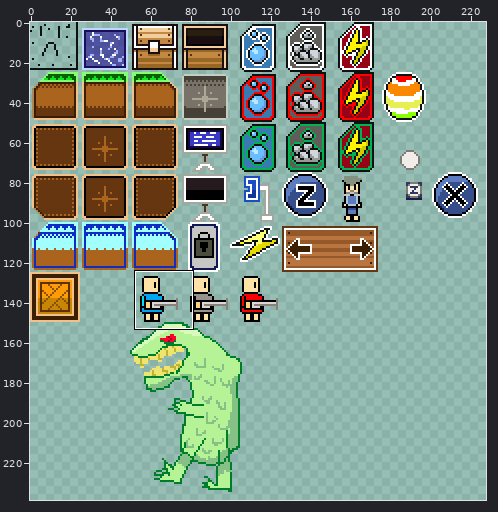
Sprite sheet, stored at data/spritesheet.png. The first picture is a wide view before the edit; the outline marks the close-up.
Close-up. Before the commit:
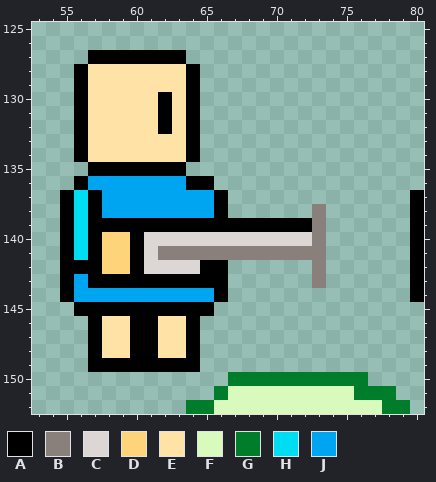
The file is 400x400 pixels. Colours within 5 levels of each other are drawn and written as one. Shown: x 53..80, y 125..152. The wide view leaves out empty margins.
Palette (. is transparent): A #000000  B #89807c  C #dcd6d4  D #fdd47a  E #ffe2a5  F #d9fabd  G #007d2b  H #00dcf1  J #00a5f1
Pixels before, first column x 55:
127 ..AAAAAAA.................
128 .AEEEEEEEA................
129 .AEEEEEEEA................
130 .AEEEEEAEA................
131 .AEEEEEAEA................
132 .AEEEEEAEA................
133 .AEEEEEEEA................
134 .AEEEEEEEA................
135 ..AAAAAAA.................
136 .AJJJJJJJAA...............
137 AHAJJJJJJJJA.............A
138 AHAJJJJJJJJA......B......A
139 AHAAAAAAAAAAAAAAAAB......A
140 AHADDACCCCCCCCCCCCB......A
141 AHADDACBBBBBBBBBBBB......A
142 AAADDACCCCAA......B......A
143 AJAAAAAAAAAA......B......A
144 AJJJJJJJJJJA.............A
145 .AAAAAAAAAA...............
146 ..AEEAAEEA................
147 ..AEEAAEEA................
148 ..AEEAAEEA................
149 ..AAAAAAAA................
150 ............GGGGGGGGGG....
151 ...........GFFFFFFFFFGGG..
152 .........GGFFFFFFFFFFFFGG.
After the commit:
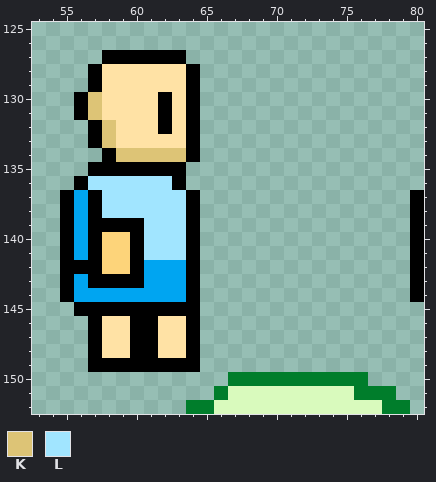
Colours new in this view: K #ddc476  L #a1e5ff
Changes in this commit:
Colour B gives way to colour A in row 141 at x 64.
Colour C gives way to colour A in row 140 at x 64; in row 142 at x 64.
Colour E gives way to colour A in rows 128 to 129 at x 57; in rows 132 to 133 at x 57; in row 134 at x 58.
Colour J gives way to colour A in row 136 at x 63; in rows 137 to 138 at x 64; in row 144 at x 64.
Colour A gives way to colour J in row 143 at x 61 to 63.
Colour C gives way to colour J in row 142 at x 61 to 63.
Colour H gives way to colour J in rows 137 to 141 at x 56.
Colour E gives way to colour K in rows 130 to 131 at x 57; in rows 132 to 133 at x 58; in row 134 at x 59 to 63.
Colour A gives way to colour L in row 139 at x 61 to 63.
Colour B gives way to colour L in row 141 at x 62 to 63.
Colour C gives way to colour L in row 140 at x 61 to 63; in row 141 at x 61.
Colour J gives way to colour L in row 136 at x 57 to 62; in rows 137 to 138 at x 58 to 63.
Colour A is removed in row 127 at x 57; in rows 128 to 129 at x 56; in rows 132 to 134 at x 56; in row 136 at x 64 to 65; in rows 137 to 138 at x 66; in row 139 at x 65 to 72.
Colour A is removed in rows 142 to 143 at x 65 to 66; in row 144 at x 66; in row 145 at x 65.
Colour B is removed in rows 138 to 140 at x 73; in row 141 at x 65 to 73; in rows 142 to 143 at x 73.
Colour C is removed in row 140 at x 65 to 72.
Colour E is removed in row 134 at x 57.
Colour J is removed in rows 137 to 138 at x 65; in row 144 at x 65.
Boxes around the changes in both close-ups, in picture pixels (x1, y1, x2, y2):
changed: (74, 50, 326, 316)
